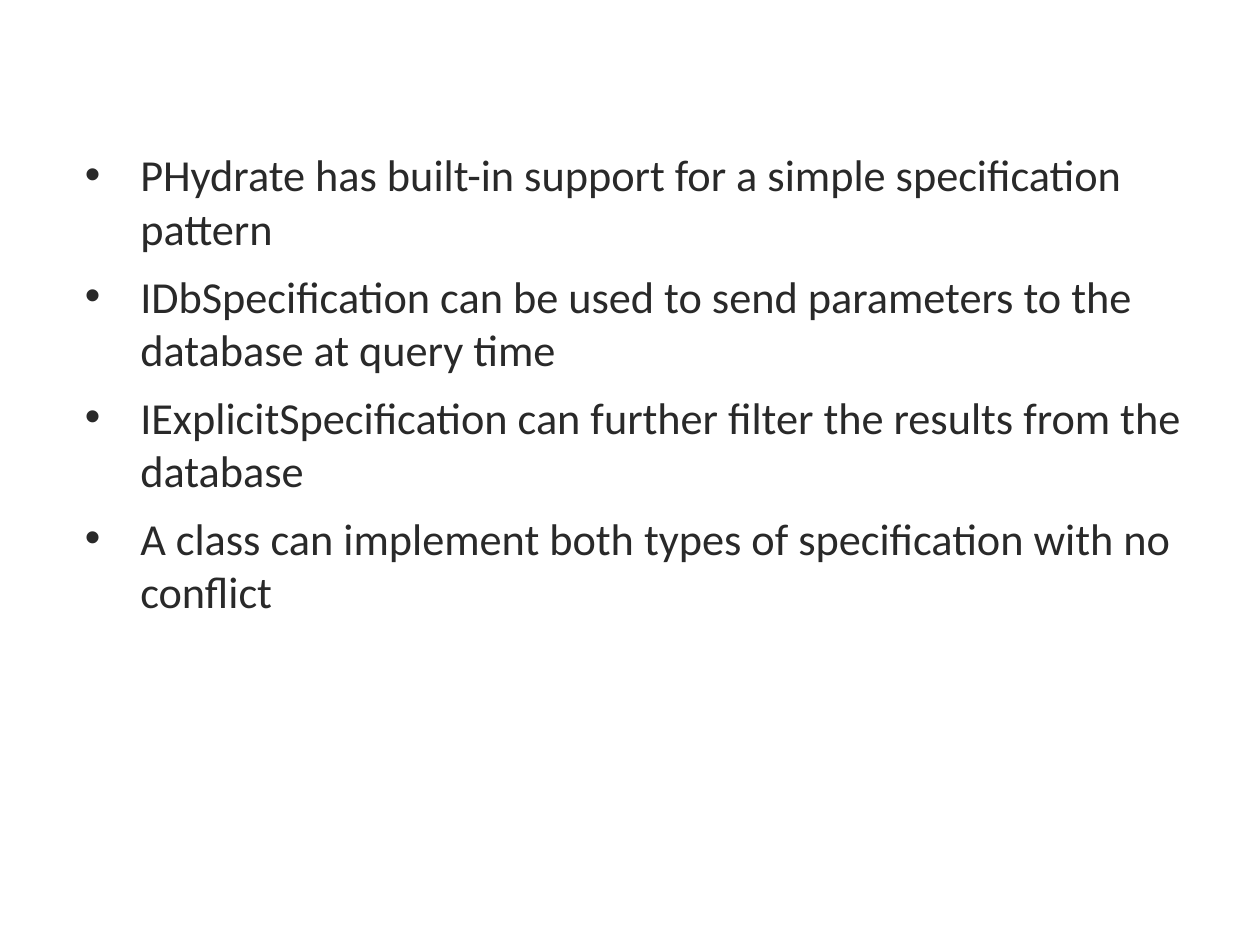
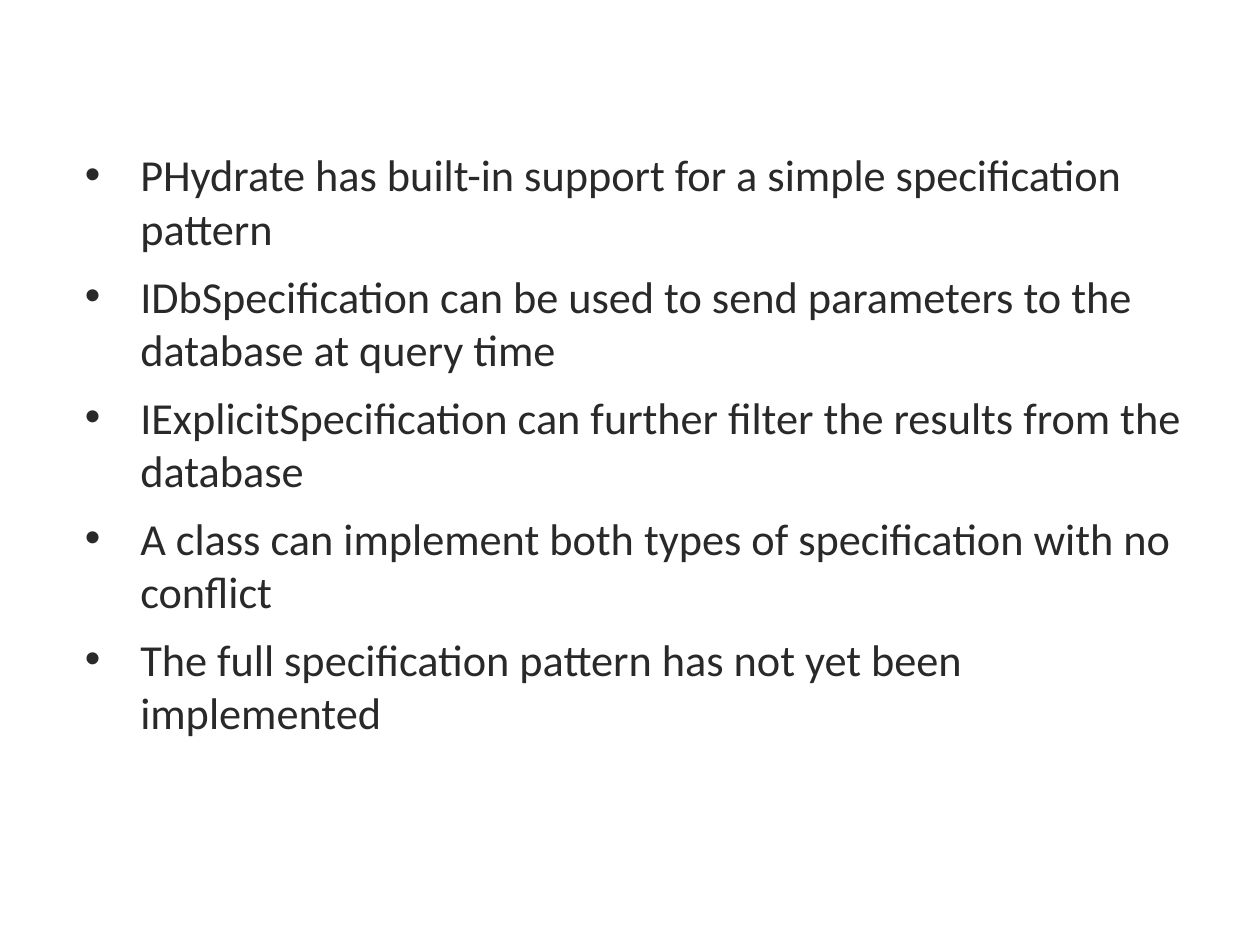
Before and after one commit to PHydrate/PHydrate, a slide deck: slide 6 of doc/PHydrate Presentation.pptx. Drawn at 1260x945 pixels with LibreOffice and Linux fonts; fonts in the diff are those of the drawing; background and template pictures are left out. Boxes give left, top, right and bottom in pixels: in the first picture for what was removed or moved away, otherwise in the second. Text is boxed around its words. In the diff, an @@ line names an element or a change of style, - is before the commit and + after.

Commit message:
Added line to specification slide saying that the full pattern has not yet been implemented.

```diff
--- a/doc/PHydrate Presentation.pptx
+++ b/doc/PHydrate Presentation.pptx
@@ text at (x1=140, y1=645, x2=962, y2=736): paragraph added @@
+• The full specification pattern has not yet been implemented
```
